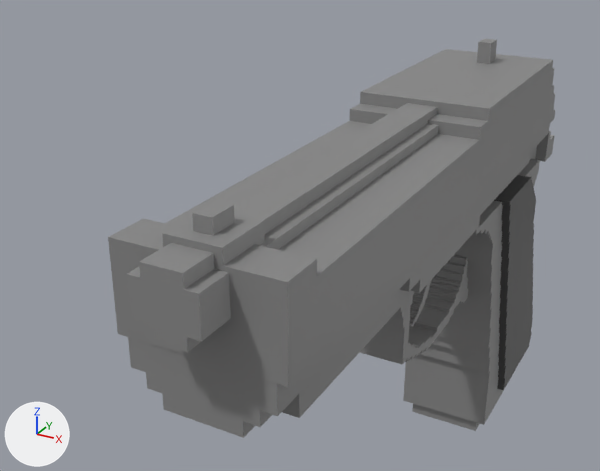
Two versions of the FBX model Assets/Models/pistol_blocky.fbx, one commit apart.
The view is the same before and after, from a 50 mm lens placed at (2.39, -8.42, 4.13), pointed at (-1.0, -2.26, 1.05). Arrows for +X, +Y and +Z are at lower left; the lights stay in place.

The older version as bpy lines, for what is in view:
```python
me_cube = bpy.data.meshes.new('Cube')
me_cube.from_pydata(...)  # 1858 vertices, 1856 faces; spans x -0.57..0.57, y -2.95..2.91, z -0.32..0.61
me_cube.materials.append(mat_t_pistol)  # grey #888888
me_cube_003 = bpy.data.meshes.new('Cube.003')
me_cube_003.from_pydata(...)  # 21903 vertices, 21902 faces; spans x -0.56..0.56, y -5.23..1.13, z -1.72..1.67
# faces by material slot: [14294, 7608]
me_cube_003.materials.append(mat_t_pistol)  # grey #888888
me_cube_003.materials.append(mat_t_pistol_grip)  # dark grey #474747
me_cylinder_001 = bpy.data.meshes.new('Cylinder.001')
me_cylinder_001.from_pydata(...)  # 1184 vertices, 1182 faces; spans x -0.22..0.22, y -2.45..2.68, z -0.22..0.22
me_cylinder_001.materials.append(mat_t_pistol)  # grey #888888
ob_a_pistol_barrel = bpy.data.objects.new('A_pistol.barrel', me_cylinder_001)
ob_a_pistol_barrel.parent = ob_a_pistol_handle
ob_a_pistol_barrel.location = (0.0, -3.056, 2.11)
ob_a_pistol_handle = bpy.data.objects.new('A_pistol.handle', me_cube_003)
ob_a_pistol_handle.location = (0.0, 0.0, 0.0)
ob_a_pistol_slide = bpy.data.objects.new('A_pistol.slide', me_cube)
ob_a_pistol_slide.parent = ob_a_pistol_handle
ob_a_pistol_slide.location = (0.0, -2.286, 1.973)
```
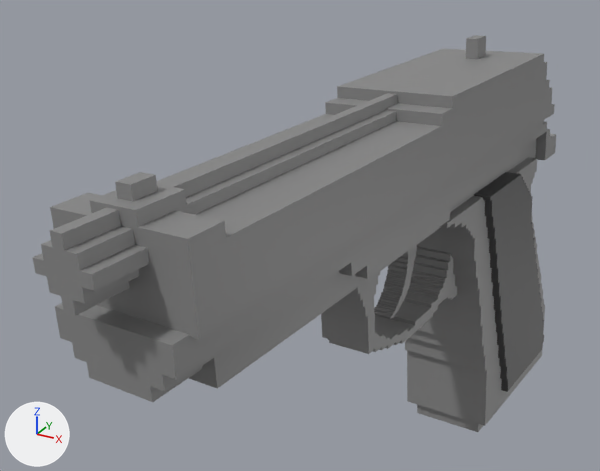
What differs and where, as boxes [x1, y1, x2, y2] in the pictures (600 x 471 px):
'A_pistol.slide', turned, moved
    before: [108, 39, 555, 388]
    after: [50, 35, 555, 339]
'A_pistol.handle', turned
    before: [128, 124, 554, 438]
    after: [55, 120, 556, 432]
'A_pistol.barrel', reshaped, turned
    before: [126, 103, 439, 352]
    after: [33, 93, 398, 316]
'A_pistol.trigger', turned
    before: [409, 281, 431, 328]
    after: [374, 245, 417, 319]

The change, as a list of edits to the scene's bpy script:
```text
Change me_cylinder_001:
    used by ob_a_pistol_barrel; parent = ob_a_pistol_handle; location = (0.0, -3.056, 2.11)
    remove me_cylinder_001.from_pydata(...)  # 1184 vertices, 1182 faces; spans x -0.22..0.22, y -2.45..2.68, z -0.22..0.22
    add me_cylinder_001.from_pydata(...)  # 1168 vertices, 1166 faces; spans x -0.25..0.25, y -2.44..3.17, z -0.25..0.25
    me_cylinder_001 part 1: 1184 vertices removed from x -0.22..0.22, y -2.45..2.68, z -0.22..0.22; 1168 vertices added at x -0.25..0.25, y -2.44..3.17, z -0.25..0.25
Change ob_a_pistol_handle:
    ob_a_pistol_handle.rotation_euler: (0.0, 0.0, 0.0) -> (0.0, -0.0654, -0.107)  # degrees (0, 0, 0) -> degrees (0, -3.7, -6.1)
Change ob_a_pistol_slide:
    ob_a_pistol_slide.location: (0.0, -2.286, 1.973) -> (0.0, -2.136, 1.973)
```
